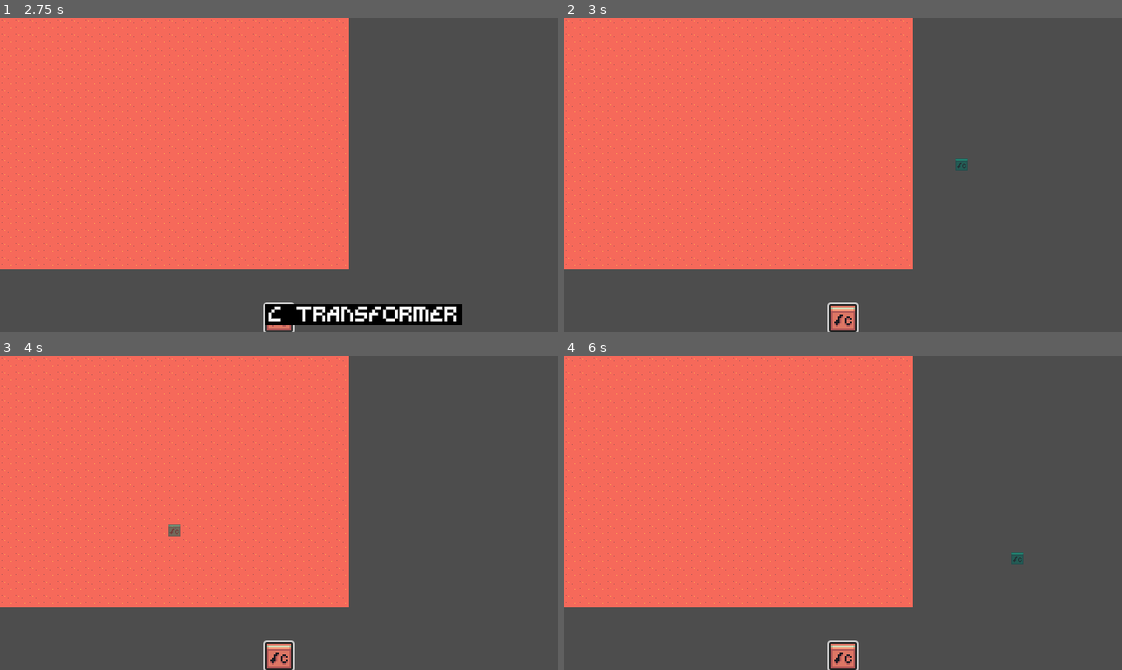
Above: before the commit, frames 1-4 (two rows, left to right).
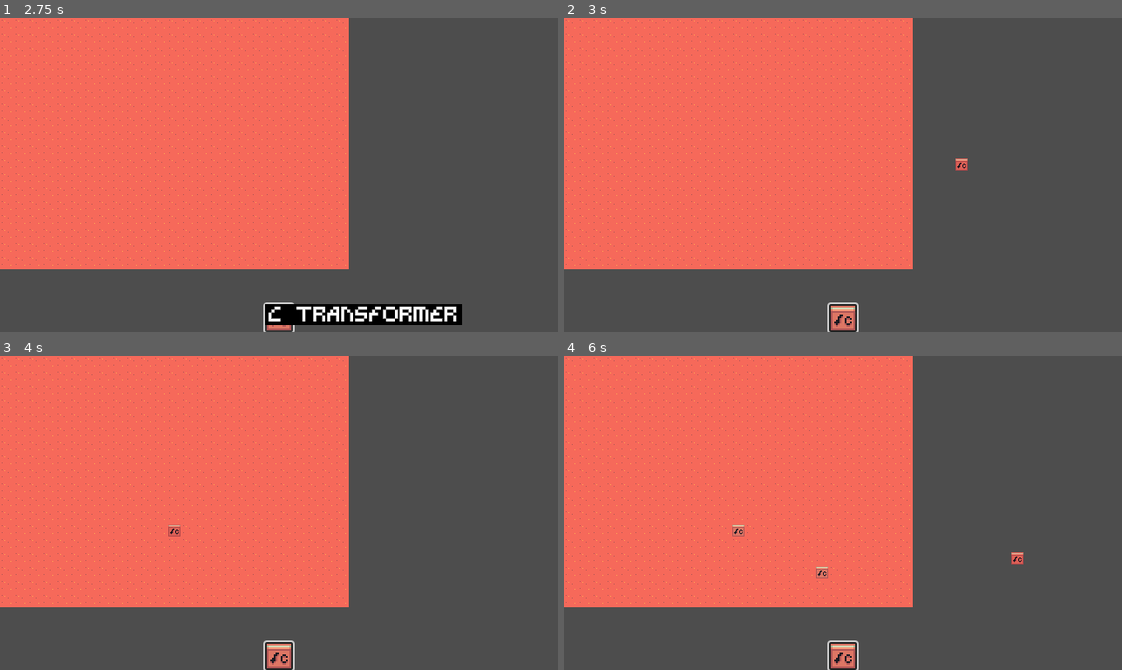
Above: after the commit, the same moments.

Repository: themoonforge/nebula-fm
Game: Godot game, scene res://scenes/game.tscn
The game is run twice, just before and just after one commit, with the same random seed, the same clock (stepped at 60 frames per second) and the same inputs. This scene is started directly instead of the project's main scene. The engine's default icon, where the game draws it, is replaced by a stand-in: a white triangle on a blue panel in a dark square.
Inputs (mouse positions are in pixels of both pictures, inside the frame that each line leads up to):
- Up to frame 1 (2.75 s): click "C Transformer" at 0.5 s; click "C Transformer" at 1.25 s; click "C Transformer" at 2 s
- Up to frame 2 (3 s): tap Enter at 2.75 s; move the mouse to (965, 159) at 2.77 s; click (965, 159) at 2.85 s
- Up to frame 3 (4 s): right-click (401, 497) at 3.05 s; tap Space at 3.5 s; move the mouse to (167, 528) at 3.52 s; right-click (167, 528) at 3.6 s; click (167, 528) at 3.8 s
- Up to frame 4 (6 s): tap Enter at 4.25, 5.75 s; move the mouse to (898, 443) at 4.27 s; click (898, 443) at 4.35 s; right-click (898, 443) at 4.55 s; tap Space at 5 s; move the mouse to (815, 575) at 5.02 s; right-click (815, 575) at 5.1 s; click (815, 575) at 5.3 s; move the mouse to (1010, 560) at 5.77 s; click (1010, 560) at 5.85 s

Frame 1 is identical in both runs. In frame 2, less than 0.1% of the frame differs, in the area x 70-73%, y 44-49%; in frame 3, less than 0.1%; in frame 4, 0.3%, in the area x 30-83%, y 53-71%.

Commit message:
add remove transformer functionality

Diff:
--- a/project.godot
+++ b/project.godot
@@ -43,6 +43,11 @@
 "events": [Object(InputEventMouseButton,"resource_local_to_scene":false,"resource_name":"","device":-1,"window_id":0,"a …(259 unchanged characters)…
 ]
 }
+ui_right_click={
+"deadzone": 0.2,
+"events": [Object(InputEventMouseButton,"resource_local_to_scene":false,"resource_name":"","device":-1,"window_id":0,"alt_pressed":false,"shift_pressed":false,"ctrl_pressed":false,"meta_pressed":false,"button_mask":2,"position":Vector2(753, 8),"global_position":Vector2(772, 104),"factor":1.0,"button_index":2,"canceled":false,"pressed":true,"double_click":false,"script":null)
+]
+}
 
 [rendering]
 
--- a/scenes/placement_manager/placement_manager.tscn
+++ b/scenes/placement_manager/placement_manager.tscn
@@ -6,3 +6,8 @@
 [node name="PlacementManager" type="Node"]
 script = ExtResource("1_bbivi")
 transformer_ghost_scene = ExtResource("2_4aexc")
+
+[node name="PlacedTransformersContainer" type="Node2D" parent="."]
+unique_name_in_owner = true
+z_index = 1
+y_sort_enabled = true
--- a/scenes/transformer/c_transformer/c_transformer.tres
+++ b/scenes/transformer/c_transformer/c_transformer.tres
@@ -1,7 +1,8 @@
-[gd_resource type="Resource" script_class="TransformerResource" load_steps=4 format=3 uid="uid://y353udod5p7m"]
+[gd_resource type="Resource" script_class="TransformerResource" load_steps=5 format=3 uid="uid://y353udod5p7m"]
 
 [ext_resource type="Texture2D" uid="uid://du4m5p2do8i0h" path="res://sprites/tileset.png" id="1_oogj5"]
 [ext_resource type="Script" uid="uid://chge2eobxnfrk" path="res://scenes/transformer/transformer_resource.gd" id="1_rx042"]
+[ext_resource type="PackedScene" uid="uid://b3ygy04ylg1i5" path="res://scenes/transformer/c_transformer/c_transformer.tscn" id="2_tqfis"]
 
 [sub_resource type="AtlasTexture" id="AtlasTexture_tqfis"]
 atlas = ExtResource("1_oogj5")
@@ -11,4 +12,5 @@
 script = ExtResource("1_rx042")
 name = "C Transformer"
 icon = SubResource("AtlasTexture_tqfis")
+scene = ExtResource("2_tqfis")
 metadata/_custom_type_script = "uid://chge2eobxnfrk"
--- /dev/null
+++ b/scenes/transformer/c_transformer/c_transformer.tscn
@@ -0,0 +1,22 @@
+[gd_scene load_steps=4 format=3 uid="uid://b3ygy04ylg1i5"]
+
+[ext_resource type="Texture2D" uid="uid://du4m5p2do8i0h" path="res://sprites/tileset.png" id="1_70f4l"]
+[ext_resource type="Script" uid="uid://c7y3mgb742tuf" path="res://scripts/transformer/c_transformer/c_transformer.gd" id="1_qc5ji"]
+
+[sub_resource type="RectangleShape2D" id="RectangleShape2D_qc5ji"]
+size = Vector2(16, 16)
+
+[node name="CTransformer" type="Node2D"]
+script = ExtResource("1_qc5ji")
+
+[node name="Sprite2D" type="Sprite2D" parent="."]
+texture = ExtResource("1_70f4l")
+centered = false
+region_enabled = true
+region_rect = Rect2(128, 0, 16, 16)
+
+[node name="StaticBody2D" type="StaticBody2D" parent="."]
+position = Vector2(8, 8)
+
+[node name="CollisionShape2D" type="CollisionShape2D" parent="StaticBody2D"]
+shape = SubResource("RectangleShape2D_qc5ji")
--- a/scenes/transformer/transformer_resource.gd
+++ b/scenes/transformer/transformer_resource.gd
@@ -2,3 +2,4 @@
 
 @export var name: String
 @export var icon: Texture2D
+@export var scene: PackedScene
--- a/scripts/placement_manager/placement_manager.gd
+++ b/scripts/placement_manager/placement_manager.gd
@@ -1,10 +1,16 @@
 extends Node
 
 const TILE_SIZE: Vector2 = Vector2(16, 16)
+const COLOR_FREE: Color = Color(0.0, 0.894, 0.894, 0.541)
+const COLOR_OCCUPIED: Color = Color(1.0, 0.68, 0.744, 0.541)
 
 @export var transformer_ghost_scene: PackedScene
 
+@onready var placed_transformers_container: Node2D = %PlacedTransformersContainer
+
 var transformer_ghost_instance: TransformerGhost
+var transformer_ghost_active: bool
+var placed_transformers: Dictionary[Vector2i, Transformer]
 
 func _ready() -> void:
 	if !transformer_ghost_scene:
@@ -20,6 +26,20 @@
 
 	transformer_ghost_instance.global_position = get_viewport().get_mouse_position() - TILE_SIZE/2
 	transformer_ghost_instance.global_position = transformer_ghost_instance.global_position.snapped(TILE_SIZE)
+	transformer_ghost_instance.sprite.modulate = COLOR_FREE
+
+	var hovered_position: Vector2 = transformer_ghost_instance.global_position
+	var hovered_cell: Vector2i = Vector2i(hovered_position.x / 16, hovered_position.y / 16)
+
+	if Input.is_action_just_pressed(&"ui_right_click"):
+		remove_transformer(hovered_cell)
+
+	if !transformer_ghost_active:
+		return
+
+	if !GridManager.is_cell_free(hovered_cell):
+		transformer_ghost_instance.sprite.modulate = COLOR_OCCUPIED
+		return
 
 	if Input.is_action_just_pressed(&"ui_click"):
 		var clicked_position: Vector2 = transformer_ghost_instance.global_position
@@ -30,19 +50,41 @@
 			place_transformer(transformer_ghost_instance, clicked_cell)
 			#hide_ghost()
 
+func remove_transformer(cell: Vector2i) -> void:
+	if GridManager.is_cell_free(cell):
+		return
+
+	if !placed_transformers.has(cell):
+		return
+
+	var transformer: Transformer = placed_transformers[cell]
+	transformer.queue_free()
+
+	GridManager.free_cell(cell)
+
 func place_transformer(transformer_ghost: TransformerGhost, cell: Vector2i) -> void:
-	pass
+	if !transformer_ghost_instance:
+		return
+
+	var transformer_instance: Transformer = transformer_ghost_instance.transformer_scene.instantiate()
+	transformer_instance.global_position = Vector2(cell.x, cell.y) * TILE_SIZE
+	placed_transformers_container.add_child(transformer_instance)
+	placed_transformers[cell] = transformer_instance
 
 func hide_ghost() -> void:
 	if !transformer_ghost_instance:
 		return
 
+	transformer_ghost_active = false
 	transformer_ghost_instance.hide()
 
 func set_active_transformer_ghost(transformer_resource: TransformerResource) -> void:
 	if !transformer_ghost_instance:
 		return
 
+	transformer_ghost_active = true
+
+	transformer_ghost_instance.transformer_scene = transformer_resource.scene
 	transformer_ghost_instance.sprite.texture = transformer_resource.icon
-	transformer_ghost_instance.sprite.modulate = Color(0.0, 0.894, 0.894, 0.541)
+	transformer_ghost_instance.sprite.modulate = COLOR_FREE
 	transformer_ghost_instance.show()
--- /dev/null
+++ b/scripts/transformer/c_transformer/c_transformer.gd
@@ -0,0 +1 @@
+class_name CTransformer extends Transformer
--- /dev/null
+++ b/scripts/transformer/transformer.gd
@@ -0,0 +1 @@
+class_name Transformer extends Node2D
--- a/scripts/transformer/transformer_ghost.gd
+++ b/scripts/transformer/transformer_ghost.gd
@@ -1,6 +1,7 @@
 class_name TransformerGhost extends Node2D
 
 @onready var sprite: Sprite2D = %Sprite2D
+var transformer_scene: PackedScene
 
 func _ready() -> void:
 	print("sprite ready")
Not shown: 2 places in scenes/transformer/base_transformer.tscn that only renumber resources
Not shown, added: scripts/transformer/c_transformer/c_transformer.gd.uid
Not shown, added: scripts/transformer/transformer.gd.uid
